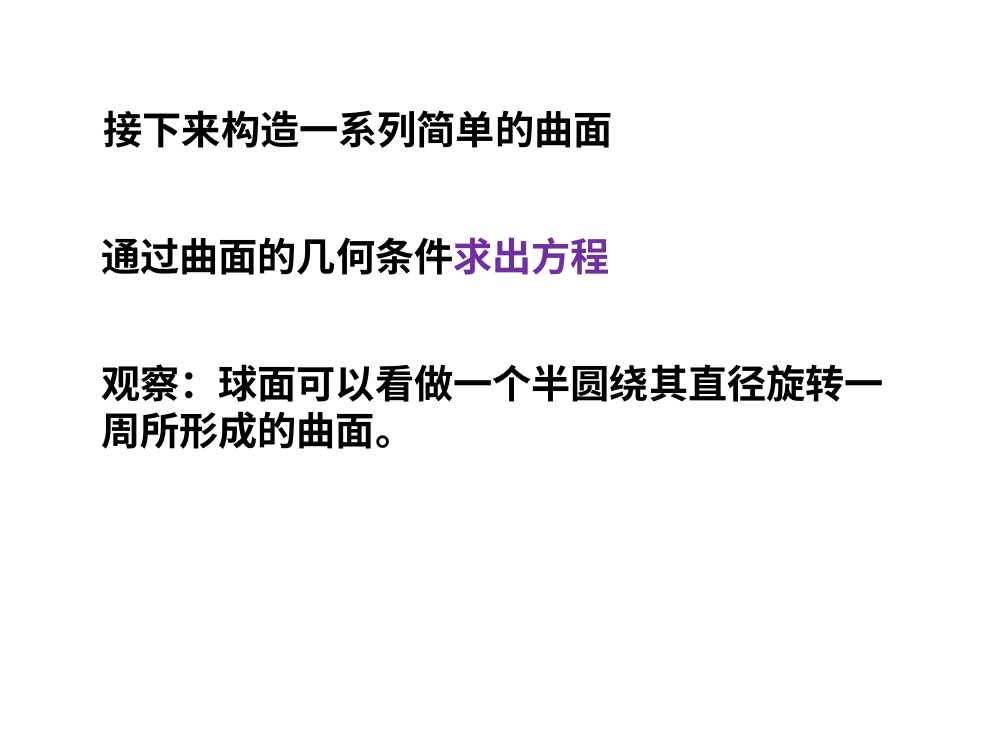
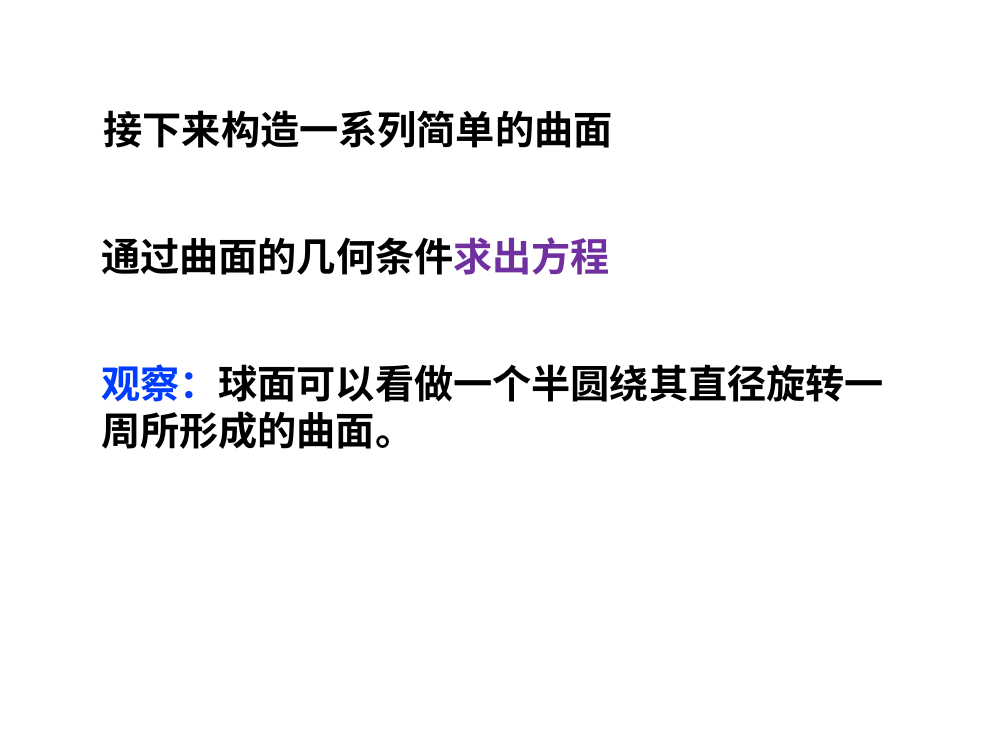
Before and after one commit to GreenDamTan/SCUT14MathGrade1FilesCollection, a slide deck: slide 18 of 解析几何/常见曲面1.pptx. Drawn at 1008x756 pixels with LibreOffice and Linux fonts; fonts in the diff are those of the drawing. Boxes give left, top, right and bottom in pixels: in the first picture for what was removed or moved away, otherwise in the second. Text is boxed around its words. In the diff, an @@ line names an element or a change of style, - is before the commit and + after.

```diff
--- a/解析几何/常见曲面1.pptx
+++ b/解析几何/常见曲面1.pptx
@@ text "观察：球面可以看做一个半圆绕其直径旋转一周所形成的曲面。" at [101,364,884,449]: text colour #000000 to #013DFF in "观察：球面可以看做一个半圆绕其直径旋转一周所形成的曲面。" @@
```
Also in this commit, not shown: 1 other slide changed, 1 slide added, 2 other files.
